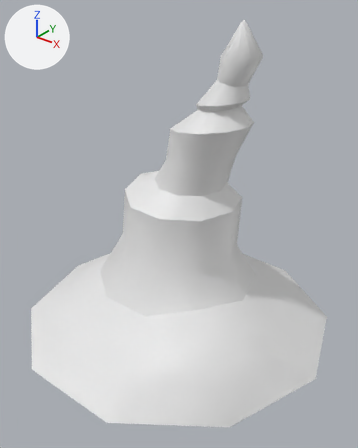
Renders of the FBX model Assets/Models/Models_Environment/ModelsMars/SM_Cave_Stalagmite_04.fbx from each side of a commit.
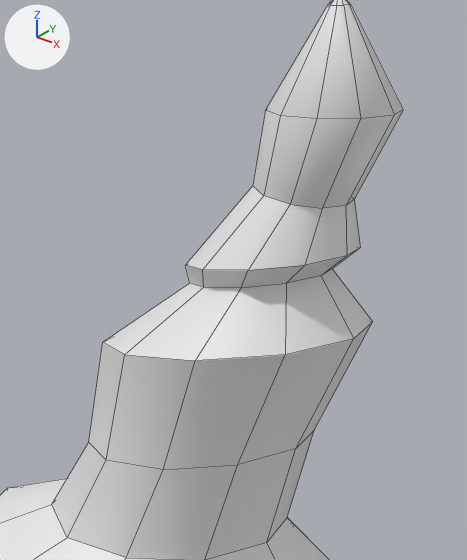
The first picture shows the older version from a camera (50 mm lens) standing at (49.64, -140.98, 3.16) and looking at (47.01, -137.71, 1.13). The close-ups show both versions on the part from 39% to 79% of the width and 5% to 44% of the height of that picture. Every picture has the same lights, and +X, +Y and +Z are marked at upper left. The close-ups show mesh edges as thin lines. Where no turn or scale is listed for an object, it has been applied to the vertices.

The older version as bpy lines, for what is in view:
```python
me_mesh = bpy.data.meshes.new('Mesh')
me_mesh.from_pydata(...)  # 139 vertices, 138 faces; spans x -1.58..1.58, y -1.5..1.5, z 0.0..2.92
ob_sm_cave_stalagmite_04 = bpy.data.objects.new('SM_Cave_Stalagmite_04', me_mesh)
ob_sm_cave_stalagmite_04.location = (46.899, -137.591, 0.0)
```
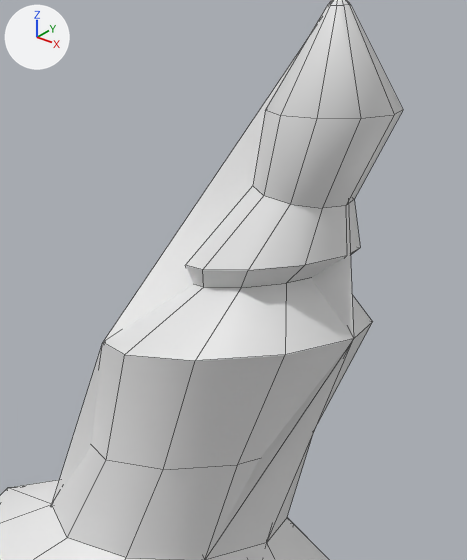
The newer file is also turned or shifted as a whole; pictures and numbers use the older file's frame.

Where the change shows, as pixel boxes [x1, y1, x2, y2] in the close-ups (467 x 560 px):
'SM_Cave_Stalagmite_04_col', added: after [52, 41, 354, 560]

What changed in the scene script:
```text
Add me_mesh_001:
    me_mesh_001.from_pydata(...)  # 20 vertices, 32 faces; spans x -1.28..1.58, y -1.5..1.5, z 0.0..2.92
Add ob_sm_cave_stalagmite_04_col:
    ob_sm_cave_stalagmite_04_col = bpy.data.objects.new('SM_Cave_Stalagmite_04_col', me_mesh_001)
    ob_sm_cave_stalagmite_04_col.location = (46.899, -137.591, 0.0)
```
